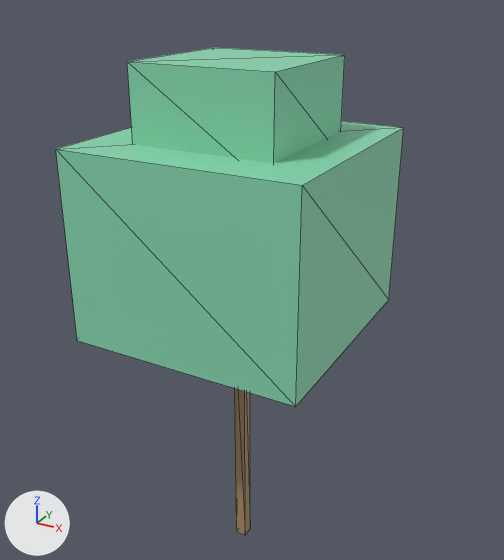
What one commit did to the glTF model data/islands/disksaver/glb/Prop_DS_Tree_39.glb.
The view is the same before and after, from a 50 mm lens placed at (8.01, -14.03, 15.23), pointed at (0.03, 0.48, 7.97). The lights are fixed; the arrows at lower left show +X, +Y and +Z. The older version comes first. Mesh edges are drawn as thin lines. Vertices at exactly the same position are counted once.
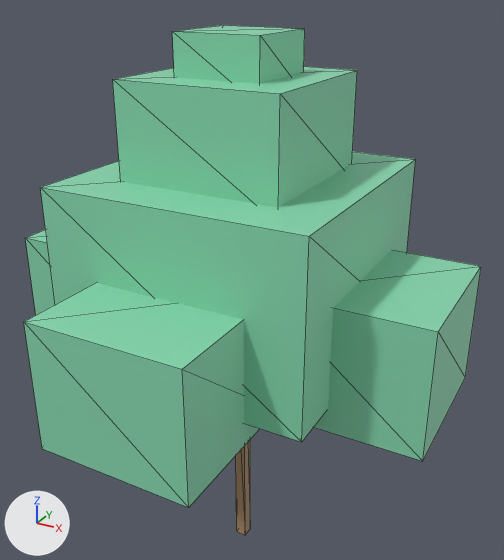
What differs and where, as boxes (x1, y1, x2, y2) in the pictures (504 x 560 px):
'Cube.001', moved, rescaled (8% wider): before (56, 121, 404, 407); after (40, 152, 416, 442)
'Cube.002', moved, rescaled: before (127, 47, 345, 163); after (314, 250, 481, 461)
'Cube.005', added (green): after (24, 283, 260, 508)
'Cube.006', added (green): after (113, 67, 357, 207)
'Cube.007', added (green): after (172, 25, 305, 84)
'Cube.003', added (green): after (25, 230, 55, 315)

The change in detail:
me_cube_1524 is used by ob_cube_001; location (0.0, 0.0, 0.0).
me_cube_1524 had 8 vertices, 12 faces and spanned x -2.94..2.94, y -2.94..2.94, z 7.05..11.75.
me_cube_1524 now has 8 vertices, 12 faces and spans x -3.23..3.23, y -3.23..3.23, z 6.46..10.93.
me_cube_1524 part 1: the whole mesh is scaled about its middle by (1.1, 1.1, 0.95), then moved by (0.0, 0.0, -0.71).
me_cube_1525 is used by ob_cube_002; location (0.0, 0.0, 0.0).
me_cube_1525 had 8 vertices, 12 faces and spanned x -1.76..1.76, y -1.76..1.76, z 11.16..13.51.
me_cube_1525 now has 8 vertices, 12 faces and spans x 1.65..5.41, y -1.88..1.88, z 5.88..8.93.
me_cube_1525 part 2: the whole mesh is scaled about its middle by (1.07, 1.07, 1.3), then moved by (3.53, 0.0, -4.93).
Mesh me_cube_1725 is new.
It is a box spanning x -1.06..1.06, y -1.06..1.06, z 12.69..14.1.
It uses material mat_ds_leaf3 (green #88d7b0).
Mesh me_cube_1724 is new.
It is a box spanning x -2.0..2.0, y -2.0..2.0, z 10.58..13.16.
It uses material mat_ds_leaf3 (green #88d7b0).
Mesh me_cube_1723 is new.
It is a box spanning x -1.88..1.88, y -5.4..-1.65, z 5.88..8.93.
It uses material mat_ds_leaf3 (green #88d7b0).
Mesh me_cube_1721 is new.
It is a box spanning x -5.4..-1.65, y -1.88..1.88, z 5.88..8.93.
It uses material mat_ds_leaf3 (green #88d7b0).
Object 'Cube.007' (ob_cube_007) is new; it shows me_cube_1725.
Its location is (0.0, 0.0, 0.0).
Object 'Cube.006' (ob_cube_006) is new; it shows me_cube_1724.
Its location is (0.0, 0.0, 0.0).
Object 'Cube.005' (ob_cube_005) is new; it shows me_cube_1723.
Its location is (0.0, 0.0, 0.0).
Object 'Cube.003' (ob_cube_003) is new; it shows me_cube_1721.
Its location is (0.0, 0.0, 0.0).
